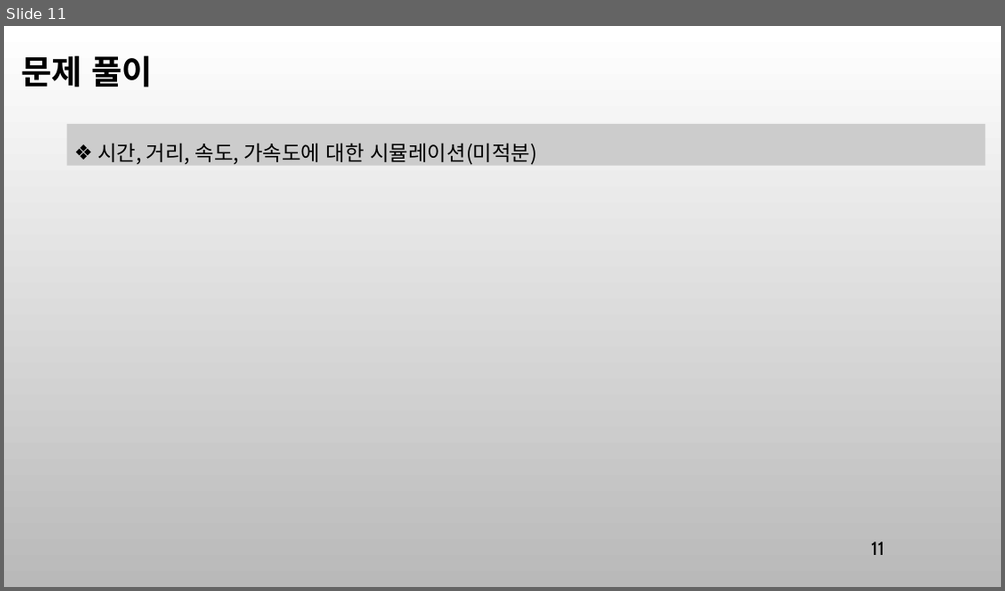
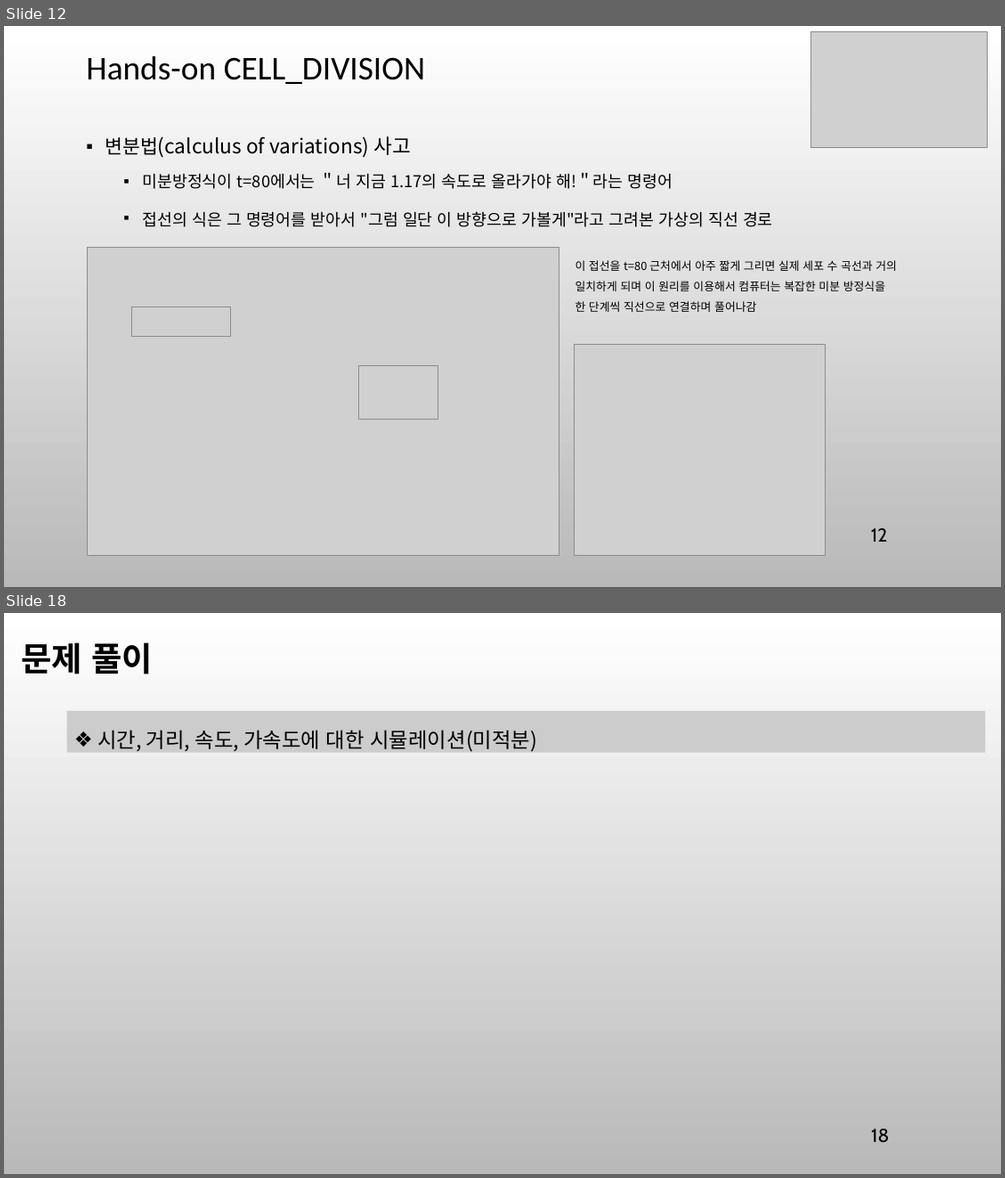
Before and after one commit to ancestor9/mathematics-for-machine-learning, a slide deck: 8_Modeling & Simulation.pptx. Shown one above the other, each under a label of ours: slide 11 before the commit, slides 12 and 18 after it; the slides between them are not shown. The pictures are 1005x591 and 1005x1178 pixels, drawn with LibreOffice and Linux fonts; fonts in the diff are those of the drawing; grey boxes stand for pictures; background and template pictures are left out. Boxes give left, top, right and bottom in pixels: in the first picture for what was removed or moved away, otherwise in the second. Text is boxed around its words. In the diff, an @@ line names an element or a change of style, - is before the commit and + after.

```diff
--- a/8_Modeling & Simulation.pptx
+++ b/8_Modeling & Simulation.pptx
@@ slide 12 added at box(4, 26, 1001, 587), background picture (left out) @@
@@ picture added at box(811, 31, 987, 148) @@
@@ title added at box(86, 56, 425, 84), 32 pt, text #000000 @@
+Hands-on CELL_DIVISION
@@ text added at box(105, 136, 773, 227), 15.7 pt, text #000000 @@
+▪ 변분법(calculus of variations) 사고
+  ▪ 미분방정식이 t=80에서는 ＂너 지금 1.17의 속도로 올라가야 해!＂라는 명령어
+  ▪ 접선의 식은 그 명령어를 받아서 "그럼 일단 이 방향으로 가볼게"라고 그려본 가상의 직선 경로
@@ picture added at box(88, 248, 558, 555) @@
@@ text added at box(575, 260, 897, 312), 11 pt, text #000000 @@
+이 접선을 t=80 근처에서 아주 짧게 그리면 실제 세포 수 곡선과 거의 일치하게 되며 이 원리를 이용해서 컴퓨터는 복잡한 미분 방정식을 한 단계씩 직선으로 연결하며 풀어나감
@@ picture added at box(131, 306, 231, 337) @@
@@ picture added at box(574, 344, 825, 555) @@
@@ picture added at box(358, 366, 437, 419) @@
@@ page number added at box(871, 528, 887, 541), 18 pt, text #000000 @@
+12
@@ what was slide 11 is now slide 18 @@
@@ page number at box(871, 1128, 889, 1143): text changed @@
-11
+18
```
Also in this commit, not shown: 10 slides changed, 7 other slides added, 1 slide removed.
